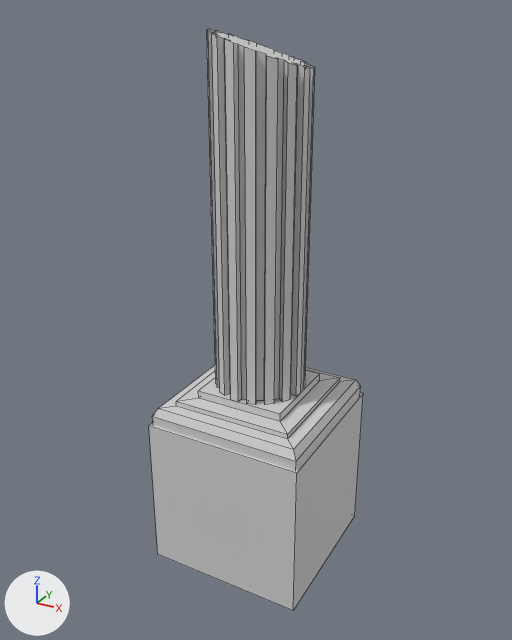
One commit to the OBJ model Assets/Models/Floor/Obstacle_4.obj: the scene before it, then after it.
Rendered twice from a camera (50 mm lens) standing at (1.86, -3.43, 2.75) and looking at (-0.03, -0.01, 1.04). Every picture has the same lights, and +X, +Y and +Z are marked at lower left. Mesh edges are drawn as thin lines. Where no turn or scale is listed for an object, it has been applied to the vertices.

The first picture shows 'Obstacle_1_Cube.002'.
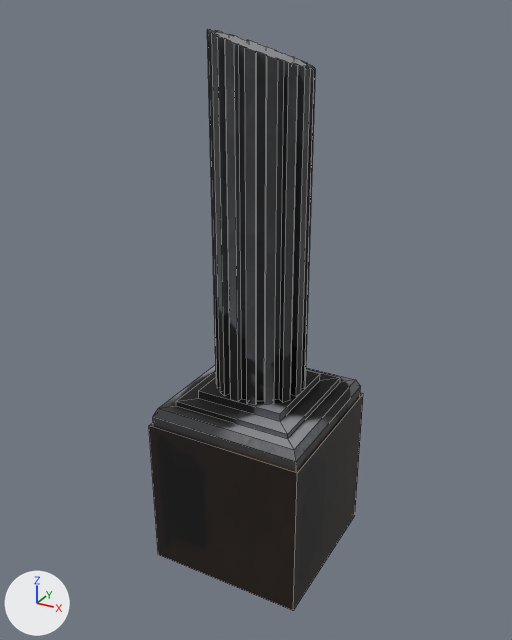
The edits, one by one:
Picture 'obstacle_4.png' (img_obstacle_4_png) is new.
Material 'Material.014' (mat_material_014) is new.
Its texture is img_obstacle_4_png.
Its roughness is 0.69.
me_obstacle_1_cube_002 has 292 vertices, 180 faces and spans x -0.5..0.5, y -0.5..0.5, z -0.58..2.65.
me_obstacle_1_cube_002 is used by ob_obstacle_1_cube_002; location (0.0, 0.0, 0.0).
me_obstacle_1_cube_002 part 1: 174 faces spanning x -0.48..0.48, y -0.48..0.48, z 0.17..2.65 switch from mat_piedra3_2_001 (light grey #d1d1d1) to mat_material_014 (picture img_obstacle_4_png).
me_obstacle_1_cube_002 part 2: 6 faces spanning x -0.5..0.5, y -0.5..0.5, z -0.58..0.42 switch from mat_tierra_2_007 (light grey #d1d1d1) to mat_material_014 (picture img_obstacle_4_png).

Location of each change, [x1, y1, x2, y2] in pixels of the pictures (512 x 640 px):
part 1 of me_obstacle_1_cube_002, recoloured (grey to black): [153, 29, 360, 470] in both
part 2 of me_obstacle_1_cube_002, recoloured (grey to black): [149, 393, 363, 610] in both
